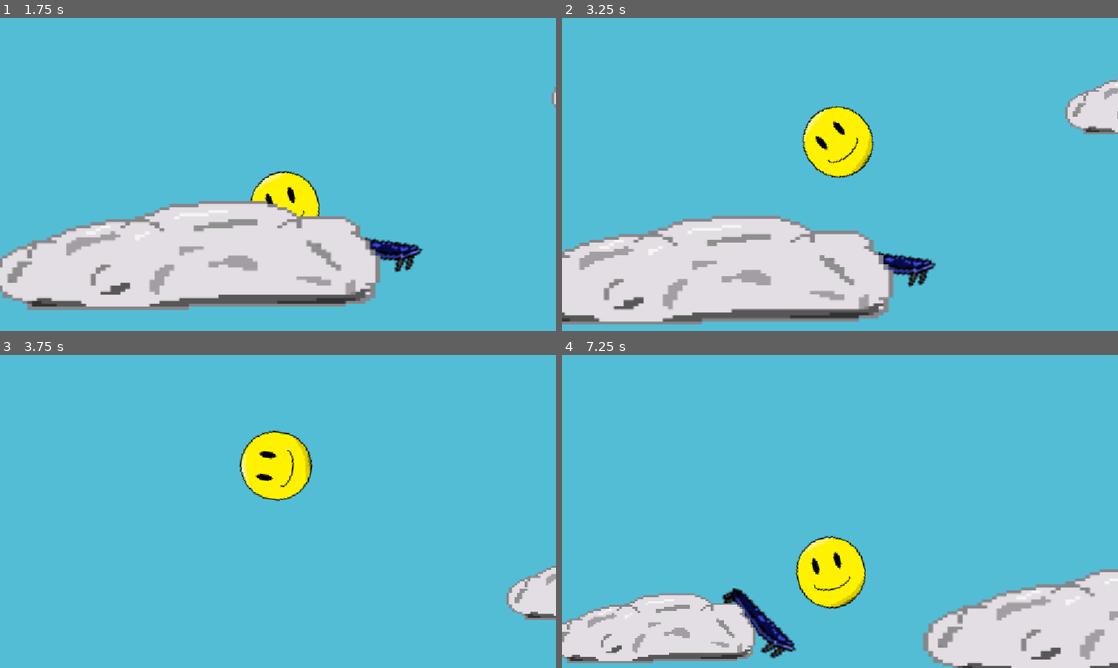
Above: before the commit, frames 1-4 (two rows, left to right).
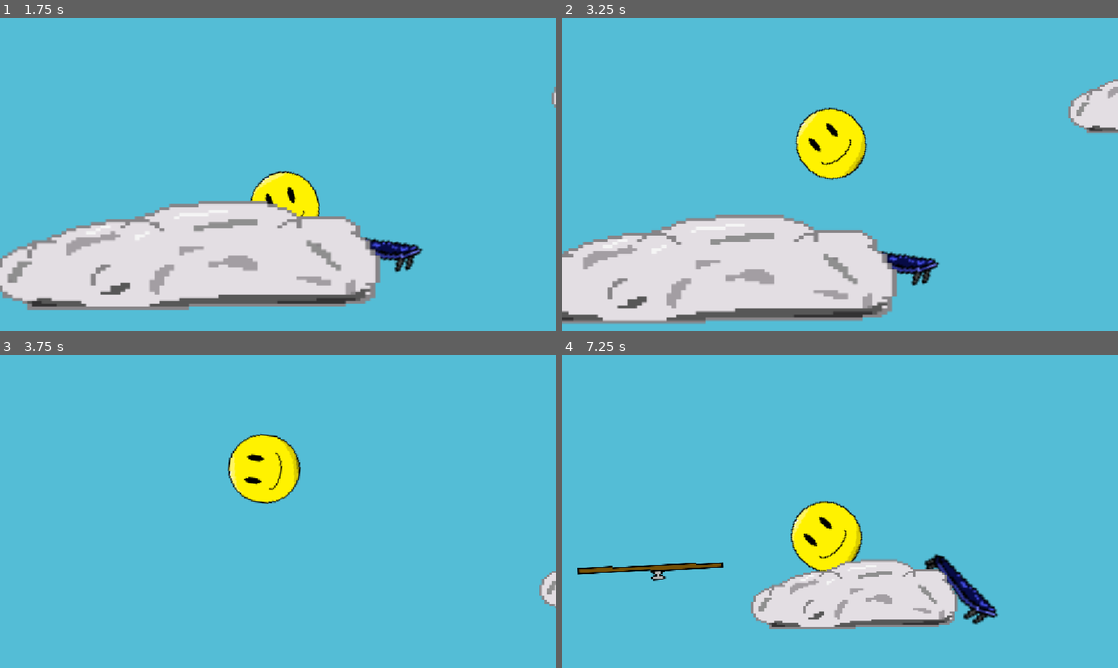
Above: after the commit, the same moments.

Repository: cyan-teal/hole-bounce
Game: Godot game, scene res://scenes/level_3.tscn
Two runs of this game, one before a commit and one after it. Both use one fixed random seed, a clock stepped at 60 frames per second and the inputs below.
Inputs:
- Up to frame 1 (1.75 s): hold Right (go_right) 0.53-1.28 s; hold Space (pass) 0.53-1.28 s; hold Left (go_left) from 1.28 s (still down); tap Space (pass) at 1.35 s
- Up to frame 2 (3.25 s): release Left (go_left) at 2.03 s; hold Space (pass) 2.03-2.78 s; hold Right (go_right) from 2.03 s (still down); tap Space (pass) at 2.85 s
- Up to frame 3 (3.75 s): release Right (go_right) at 3.53 s; hold Left (go_left) from 3.53 s (still down); hold Space (pass) from 3.53 s (still down)
- Up to frame 4 (7.25 s): release Space (pass) at 4.28 s; tap Space (pass) at 4.35, 5.85 s; hold Space (pass) 5.03-5.78 s; release Left (go_left) at 5.78 s; hold Right (go_right) from 5.78 s (still down); hold Space (pass) from 6.53 s (still down)

Frame 1 is identical in both runs. In frame 2, 5.3% of the frame differs, in the area x 0-100%, y 19-98%; in frame 3, 2.7%; in frame 4, 25%, in the area x 0-100%, y 46-100%.

Commit message:
Improve how player reacts to multiple contacts

Diff:
--- a/hole-bounce/scripts/player.gd
+++ b/hole-bounce/scripts/player.gd
@@ -5,7 +5,7 @@
 
 const SPEED: float = 17_000.0
 const ROTATIONAL_SPEED: float = 150_000.0
-const BOUNCE: float = 300.0
+const BOUNCE_STRENGTH: float = 300.0
 
 
 
@@ -20,5 +20,8 @@
 
 
 
-func _on_body_entered(_body: Node) -> void:
-	apply_impulse(Vector2.UP * BOUNCE)
+func _integrate_forces(state: PhysicsDirectBodyState2D) -> void:
+	var contact_count: int = state.get_contact_count()
+	for contant in contact_count:
+		var collision_normal: Vector2 = state.get_contact_local_normal(contant)
+		state.apply_impulse(collision_normal * BOUNCE_STRENGTH)
